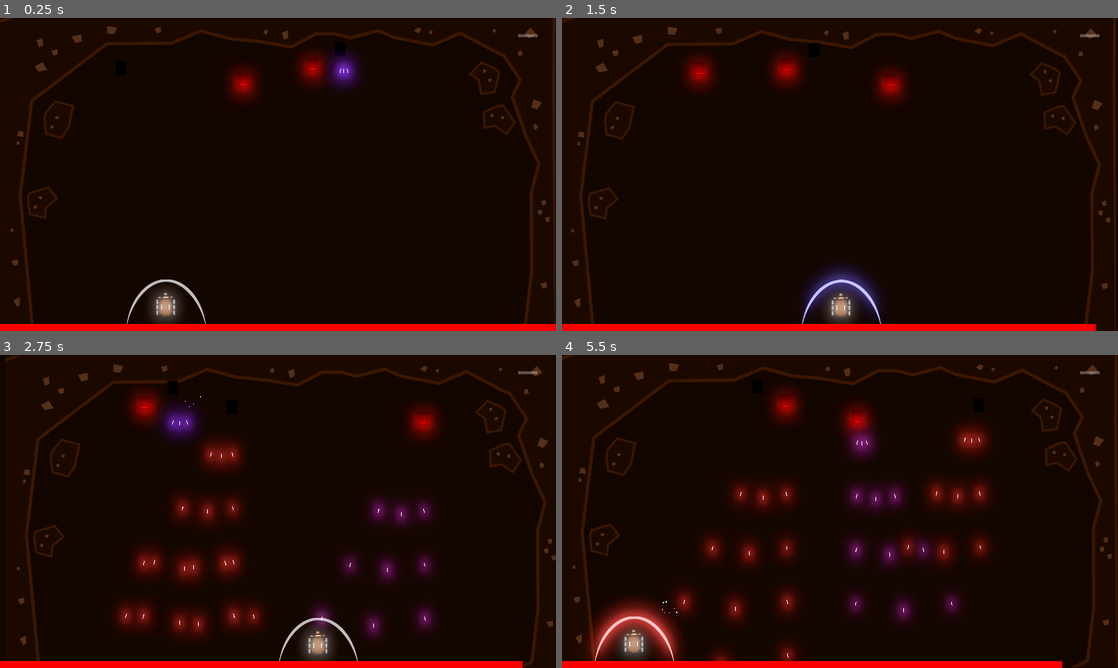
Above: before the commit, frames 1-4 (two rows, left to right).
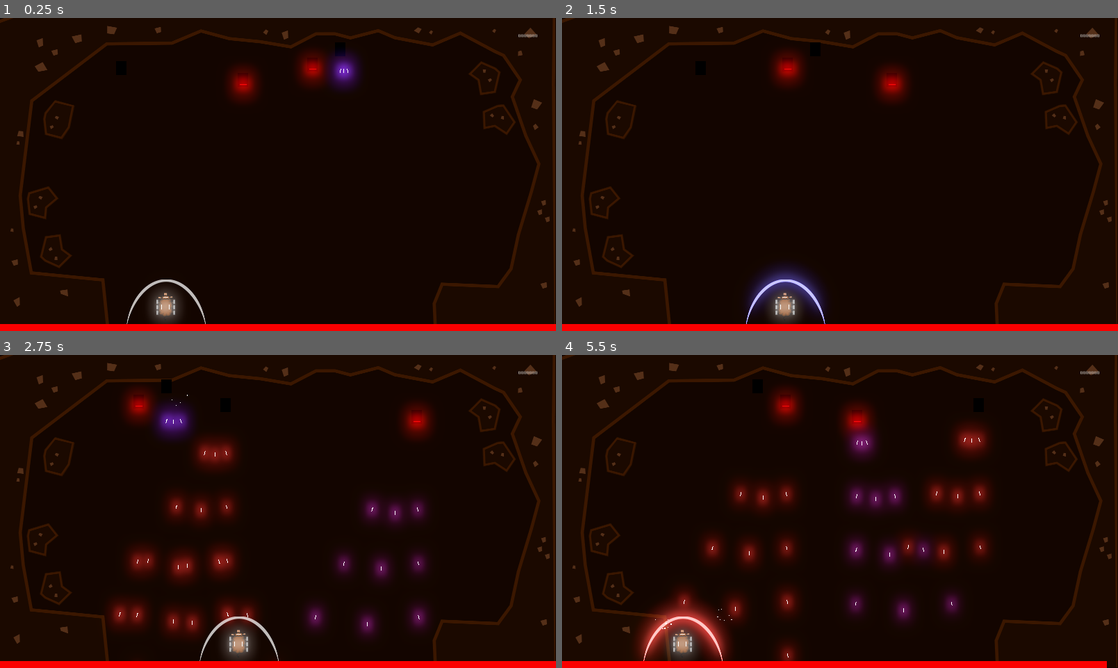
Above: after the commit, the same moments.

Repository: GameDrivenDesign/punk-wolf
Game: Godot game, scene res://game.tscn
The game is run twice, just before and just after one commit, with the same random seed, the same clock (stepped at 60 frames per second) and the same inputs.
Inputs (mouse positions are in pixels of both pictures, inside the frame that each line leads up to):
- Up to frame 1 (0.25 s): no input
- Up to frame 2 (1.5 s): tap Enter at 0.5 s; move the mouse to (962, 158) at 0.52 s; hold Right (ui_right) 0.53-1.28 s; hold R (shield_blue) 0.53-1.28 s; click (962, 158) at 0.67 s; move the mouse to (728, 190) at 1.27 s; hold Left (ui_left) from 1.28 s (still down); tap E (shield_red) at 1.35 s
- Up to frame 3 (2.75 s): move the mouse to (333, 442) at 2.02 s; release Left (ui_left) at 2.03 s; hold Right (ui_right) from 2.03 s (still down); tap Q (shoot_0) at 2.1 s
- Up to frame 4 (5.5 s): move the mouse to (812, 574) at 2.77 s; tap W (shoot_1) at 2.85 s; click (812, 574) at 2.92 s; move the mouse to (1006, 558) at 3.52 s; release Right (ui_right) at 3.53 s; hold Left (ui_left) from 3.53 s (still down); tap Enter at 3.6 s; move the mouse to (673, 464) at 4.27 s; tap R (shield_blue) at 4.35 s; move the mouse to (867, 511) at 5.02 s; hold E (shield_red) from 5.03 s (still down); click (867, 511) at 5.17 s

The runs differ from the first frame. In frame 1, 1.1% of the frame differs, in the area x 4-96%, y 56-98%; in frame 2, 6.7%; in frame 3, 11%, in the area x 0-100%, y 0-100%; in frame 4, 4.8%.

Commit message:
constrain sheep's movement signficantly

Diff:
--- a/background.svg
+++ b/background.svg
@@ -12,7 +12,7 @@
    viewBox="0 0 423.33334 238.125"
    version="1.1"
    id="svg8"
-   inkscape:version="1.0.1 (3bc2e813f5, 2020-09-07)"
+   inkscape:version="0.92.5 (2060ec1f9f, 2020-04-08)"
    sodipodi:docname="background.svg">
   <defs
      id="defs2" />
@@ -23,9 +23,9 @@
      borderopacity="1.0"
      inkscape:pageopacity="0"
      inkscape:pageshadow="2"
-     inkscape:zoom="0.46174944"
-     inkscape:cx="700.79209"
-     inkscape:cy="435.59288"
+     inkscape:zoom="1.3060246"
+     inkscape:cx="1239.7674"
+     inkscape:cy="28.213315"
      inkscape:document-units="mm"
      inkscape:current-layer="layer1"
      inkscape:document-rotation="0"
@@ -45,7 +45,7 @@
         <dc:format>image/svg+xml</dc:format>
         <dc:type
            rdf:resource="http://purl.org/dc/dcmitype/StillImage" />
-        <dc:title></dc:title>
+        <dc:title />
       </cc:Work>
     </rdf:RDF>
   </metadata>
@@ -96,9 +96,10 @@
        inkscape:transform-center-y="-0.85327703" />
     <path
        id="path856"
-       style="fill:#1c0a00;fill-opacity:1;stroke:#3c1800;stroke-width:2.44801;stroke-linecap:butt;stroke-linejoin:miter;stroke-miterlimit:4;stroke-dasharray:none;stroke-opacity:1"
-       d="m 1.2696167,12.035096 -38.2806847,14.002149 -13.383296,149.513735 10.683608,97.56456 29.7229282,-17.22522 -9.0518232,-98.21606 8.815877,-72.078688 57.135108,-43.321239 49.599374,-0.544925 22.093532,-9.260766 21.56061,5.829827 23.66937,2.355977 23.2534,3.896156 19.03768,-9.865185 14.48937,-0.03392 11.74286,3.09313 21.2218,-5.499292 12.59308,5.349787 28.79668,5.483196 21.10725,-8.961341 25.95202,13.775761 6.97891,3.197372 12.73436,18.564615 -6.0859,12.914437 10.29496,29.664458 9.92194,21.30425 -5.7129,21.27465 0.34727,59.14239 -4.70952,40.864 -27.75845,14.62436 51.29274,0.86892 -2.28815,-195.945836 0.80846,-62.142737 -189.84917,-3.9957609 z"
-       sodipodi:nodetypes="ccccccccccccccccccccccccccccccccccc" />
+       style="fill:#1c0a00;fill-opacity:1;stroke:#3c1800;stroke-width:2.44800997;stroke-linecap:butt;stroke-linejoin:miter;stroke-miterlimit:4;stroke-dasharray:none;stroke-opacity:1"
+       d="m 1.2696167,12.035096 -38.2806847,14.002149 -13.383296,149.513735 10.683608,97.56456 88.169128,-6.62469 -4.554964,-44.60908 -54.406134,-5.35845 -6.273969,-34.29505 -2.262956,-24.55401 8.815877,-72.078688 57.135108,-43.321239 49.599374,-0.544925 22.093532,-9.260766 21.56061,5.829827 23.66937,2.355977 23.2534,3.896156 19.03768,-9.865185 14.48937,-0.03392 11.74286,3.09313 21.2218,-5.499292 12.59308,5.349787 28.79668,5.483196 21.10725,-8.961341 25.95202,13.775761 6.97891,3.197372 12.73436,18.564615 -6.0859,12.914437 10.29496,29.664458 9.92194,21.30425 -5.7129,21.27465 -9.96677,33.0708 -5.40326,25.40055 -9.98729,13.65401 -42.62063,-1.81704 -5.97627,14.80002 1.17815,27.5169 91.94811,2.87443 -2.28815,-195.945836 0.80846,-62.142737 -189.84917,-3.9957609 z"
+       sodipodi:nodetypes="ccccccccccccccccccccccccccccccccccccccccc"
+       inkscape:connector-curvature="0" />
     <path
        style="fill:#553019;fill-opacity:1;stroke:none;stroke-width:0.413867px;stroke-linecap:butt;stroke-linejoin:miter;stroke-opacity:1"
        d="m -19.494054,234.91266 -4.731081,2.53035 2.85025,4.93776 2.091234,-1.54455 z"
@@ -301,5 +302,43 @@
        sodipodi:nodetypes="ccccc"
        inkscape:transform-center-x="-0.83727753"
        inkscape:transform-center-y="-1.7059583" />
+    <path
+       id="path853"
+       d="m -0.27620636,207.61576 10.88600736,4.91994 9.393937,-9.18439 -6.787822,-4.99311 -1.759484,-10.94559 -11.31828666,1.54343 -3.86256084,15.41041 z"
+       style="fill:#aa4400;stroke:#2b1100;stroke-width:0.88378602;stroke-linecap:butt;stroke-linejoin:miter;stroke-miterlimit:4;stroke-dasharray:none;stroke-opacity:1"
+       inkscape:connector-curvature="0"
+       inkscape:transform-center-x="9.9792418"
+       inkscape:transform-center-y="-4.9362794" />
+    <path
+       d="m -2.9877415,204.14674 c 1.1210215,0.98433 2.12221794,2.14761 3.31970044,3.01779 3.37970086,1.52702 6.75940176,3.05405 10.13910406,4.58108 2.836447,-2.77465 5.672858,-5.54934 8.509279,-8.324 -2.125475,-1.56353 -4.251907,-3.12578 -6.376764,-4.69009 -0.56589,-3.52425 -1.13322,-7.04824 -1.699689,-10.57241 -3.4110121,0.46446 -6.8220512,0.92888 -10.23308676,1.39332 -1.2195166,4.86477 -2.43903534,9.72953 -3.65854374,14.59431 z"
+       style="fill:#1c0a00;fill-opacity:1;stroke:#3c1800;stroke-width:1.35304999;stroke-linecap:butt;stroke-linejoin:miter;stroke-miterlimit:4;stroke-dasharray:none;stroke-opacity:1"
+       id="path855"
+       inkscape:connector-curvature="0"
+       inkscape:transform-center-x="10.122603"
+       inkscape:transform-center-y="-4.9580744" />
+    <path
+       sodipodi:nodetypes="ccccc"
+       id="path857"
+       d="m 3.5018044,199.89868 2.2023144,-1.05887 -1.2333091,-2.08096 -1.9249804,1.74798 z"
+       style="fill:#553019;fill-opacity:1;stroke:none;stroke-width:0.413867px;stroke-linecap:butt;stroke-linejoin:miter;stroke-opacity:1"
+       inkscape:connector-curvature="0"
+       inkscape:transform-center-x="13.993929"
+       inkscape:transform-center-y="-6.5816694" />
+    <path
+       inkscape:transform-center-y="0.55665568"
+       inkscape:transform-center-x="9.9247543"
+       sodipodi:nodetypes="ccccc"
+       id="path860"
+       d="m 7.4535141,204.14332 -0.462474,2.39979 2.4062168,0.24775 -0.2562233,-2.58714 z"
+       style="fill:#553019;fill-opacity:1;stroke:none;stroke-width:0.413867px;stroke-linecap:butt;stroke-linejoin:miter;stroke-opacity:1"
+       inkscape:connector-curvature="0" />
+    <path
+       inkscape:transform-center-y="-0.22956282"
+       inkscape:transform-center-x="-0.21807382"
+       sodipodi:nodetypes="ccccc"
+       id="path862"
+       d="m 17.486292,234.4739 -0.58003,-5.33379 -5.645005,0.79957 0.651629,2.5168 z"
+       style="fill:#553019;fill-opacity:1;stroke:none;stroke-width:0.413867px;stroke-linecap:butt;stroke-linejoin:miter;stroke-opacity:1"
+       inkscape:connector-curvature="0" />
   </g>
 </svg>
--- a/global.gd
+++ b/global.gd
@@ -1,6 +1,7 @@
 extends Node
 
 const PADDING_HORIZONTAL: Vector2 = Vector2(250, 300)
+const PLAYER_PADDING_HORIZONTAL: Vector2 = Vector2(350, 400)
 const PADDING_TOP: float = 80.0
 const GAME_NAME = "Punk Wolf"
 
--- a/sheep.gd
+++ b/sheep.gd
@@ -2,7 +2,7 @@
 
 signal hit
 
-export (int) var speed = 600
+export (int) var speed = 300
 
 var velocity = Vector2()
 const max_hitpoints = 500
@@ -18,13 +18,12 @@
 
 func process_input():
 	velocity = Vector2()
-	var right_border = get_viewport_rect().size.x
-	var left_border = 0
-	var padding = 10
+	var left_border = Global.PLAYER_PADDING_HORIZONTAL.x
+	var right_border = get_viewport_rect().size.x - Global.PLAYER_PADDING_HORIZONTAL.y
 
-	if Input.is_action_pressed('ui_right') && position.x < right_border-padding:
+	if Input.is_action_pressed('ui_right') && position.x < right_border:
 		velocity.x += 1
-	if Input.is_action_pressed('ui_left') && position.x > padding:
+	if Input.is_action_pressed('ui_left') && position.x > left_border:
 		velocity.x -= 1
 
 	if Input.is_action_just_pressed("shoot_0"):
